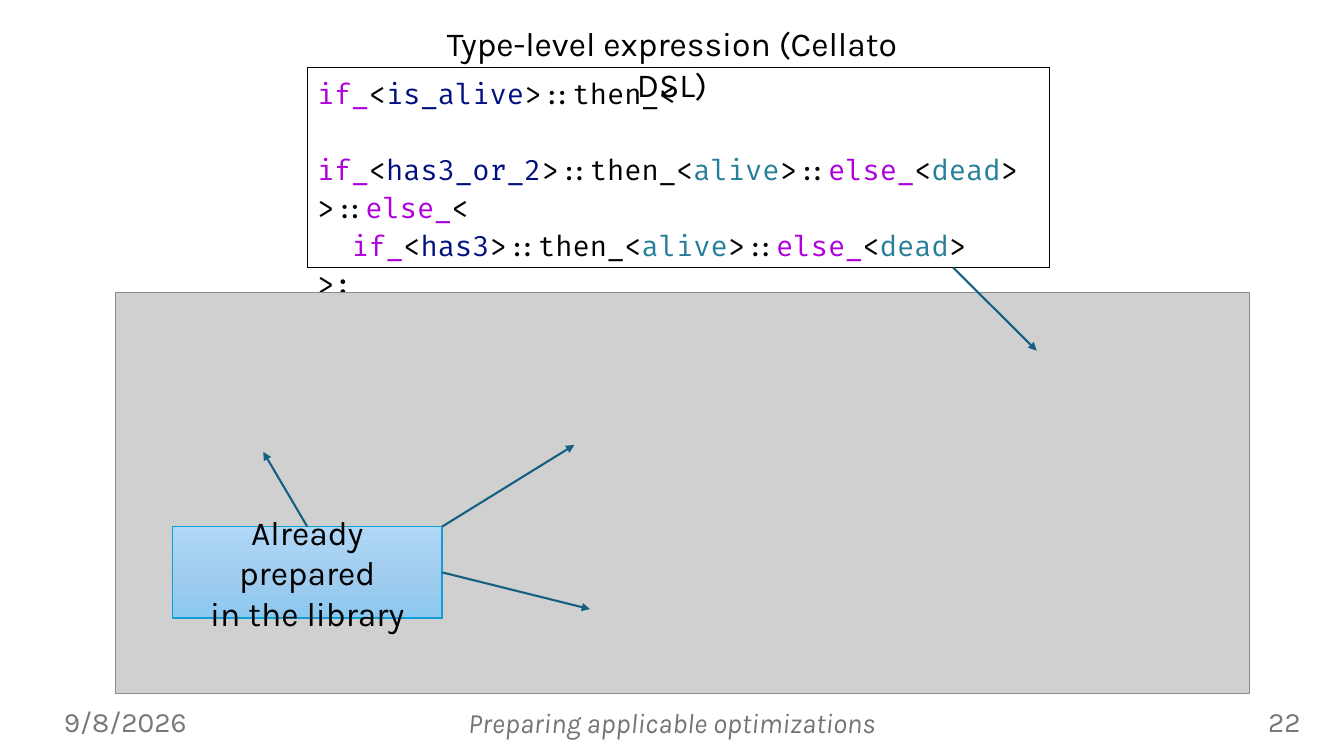
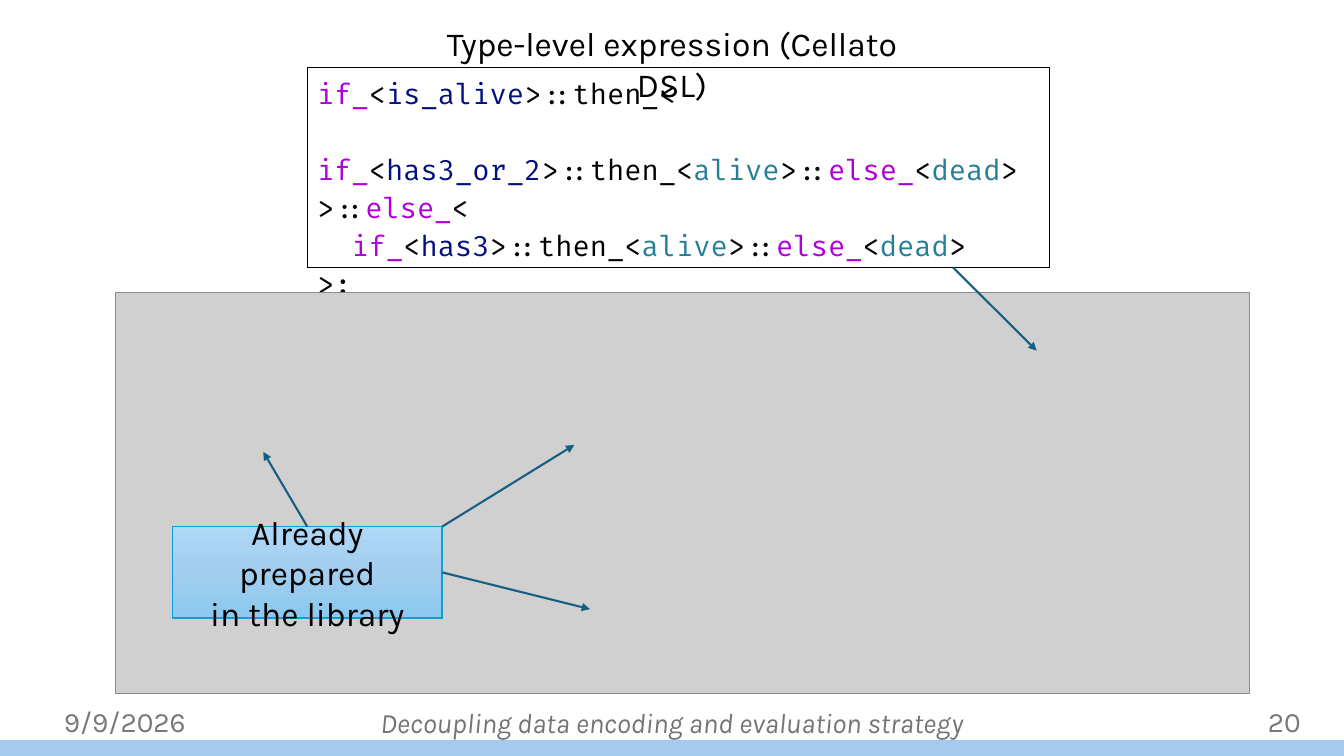
Before and after one commit to jiriklepl/phd-thesis, a slide deck: slide 20 of defense/Optimizing Memory Layouts and Traversal Orders in High-Performance Computing.pptx (slide 22 before the commit). Drawn at 1344x756 pixels with LibreOffice and Linux fonts; fonts in the diff are those of the drawing; grey boxes stand for pictures; background and template pictures are left out. Boxes give left, top, right and bottom in pixels: in the first picture for what was removed or moved away, otherwise in the second. Text is boxed around its words. In the diff, an @@ line names an element or a change of style, - is before the commit and + after.

```diff
--- a/defense/Optimizing Memory Layouts and Traversal Orders in High-Performance Computing.pptx
+++ b/defense/Optimizing Memory Layouts and Traversal Orders in High-Performance Computing.pptx
@@ text at (64,711,186,734): text changed @@
-9/8/2026
+9/9/2026
@@ text added at (380,714,963,741), 20 pt, text #747474, italic @@
+Decoupling data encoding and evaluation strategy
@@ text removed at (468,714,875,740) @@
-Preparing applicable optimizations
@@ page number at (1268,714,1301,733): text changed @@
-22
+20
@@ rectangle added at (0,741,1344,756), fill #A6CAEC, outline #A6CAEC 1.5 pt @@
```
Also in this commit, not shown: 48 other slides changed, 3 slides removed.
